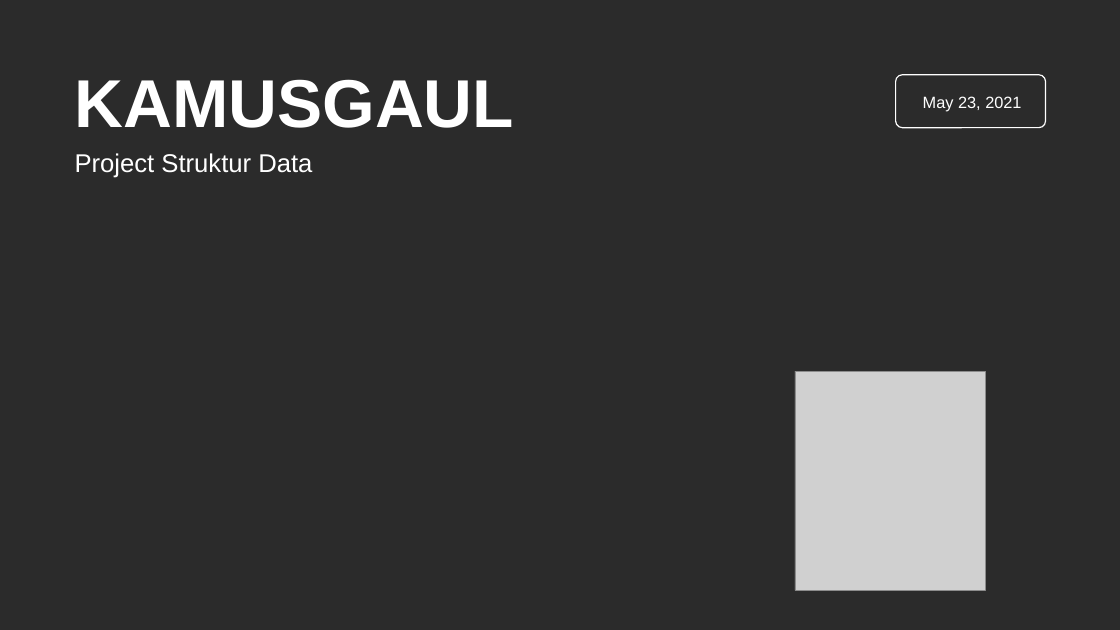
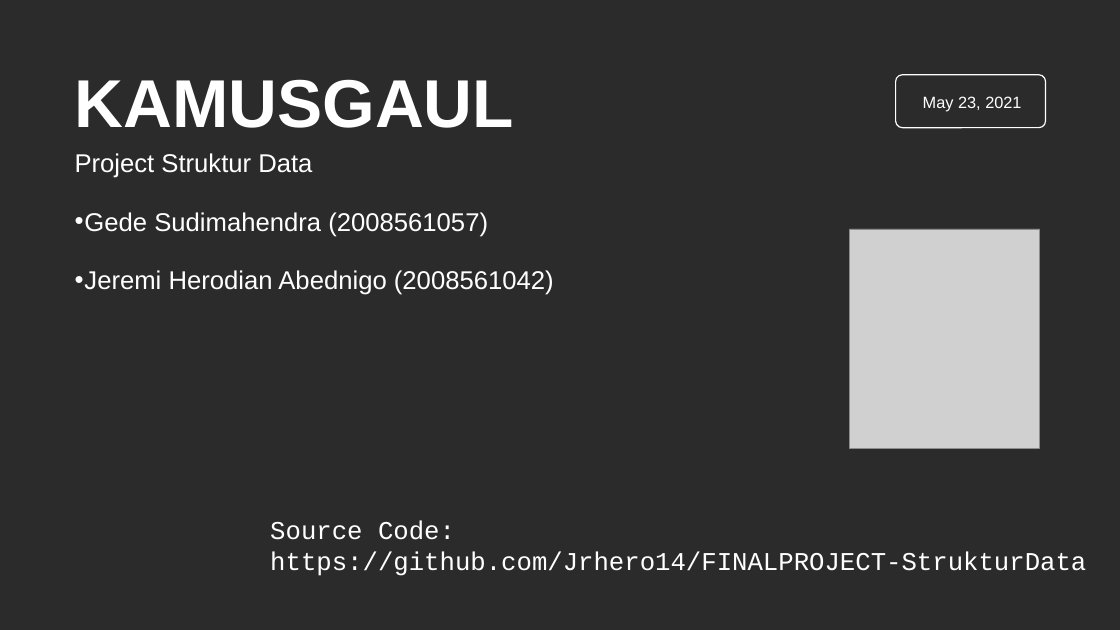
Before and after one commit to Jrhero14/FINALPROJECT-StrukturData, a slide deck: slide 1 of KamusGaul-Strukdat.ppt. Drawn at 1120x630 pixels with LibreOffice and Linux fonts; fonts in the diff are those of the drawing; grey boxes stand for pictures; background and template pictures are left out; a plain dark background stands for a picture behind light text. Boxes give left, top, right and bottom in pixels: in the first picture for what was removed or moved away, otherwise in the second. Text is boxed around its words. In the diff, an @@ line names an element or a change of style, - is before the commit and + after.

```diff
--- a/KamusGaul-Strukdat.ppt
+++ b/KamusGaul-Strukdat.ppt
@@ subtitle at [84, 212, 554, 295]: paragraphs added @@
+• Gede Sudimahendra (2008561057)
+• Jeremi Herodian Abednigo (2008561042)
@@ picture: place and size @@
-picture at [795, 371, 986, 591]
+picture at [850, 229, 1040, 448]
@@ text added at [270, 520, 1086, 576], 44 pt, text #FFFFFF @@
+Source Code:
+https://github.com/Jrhero14/FINALPROJECT-StrukturData
```
Also in this commit, not shown: 4 other slides changed, 5 slides added, 2 slides removed.
